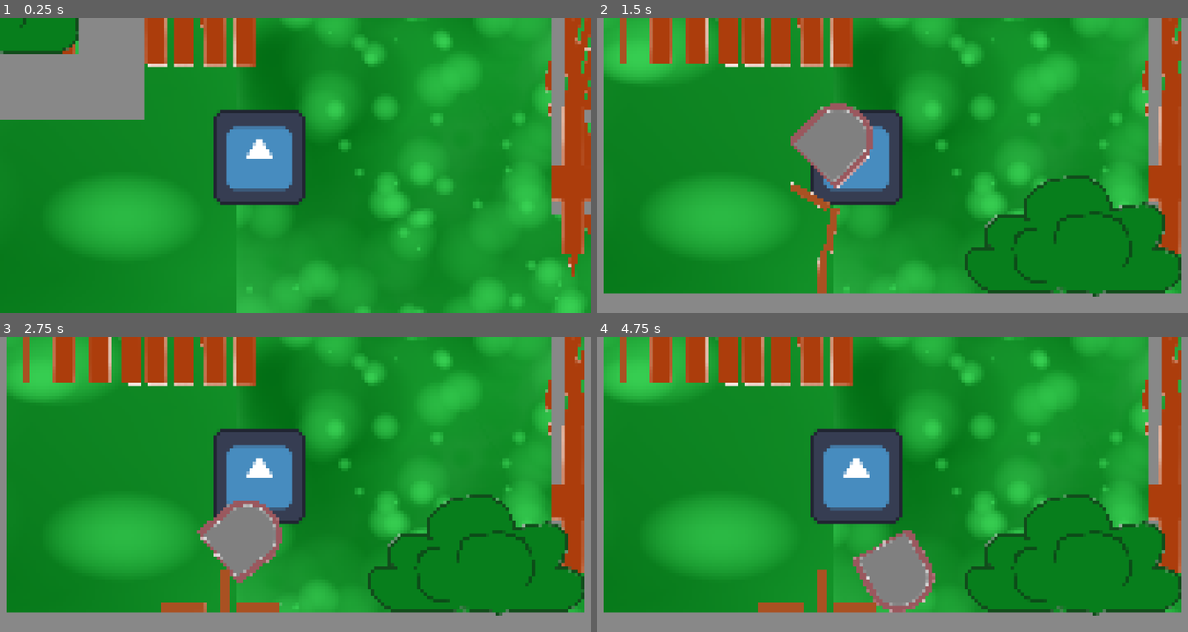
Above: before the commit, frames 1-4 (two rows, left to right).
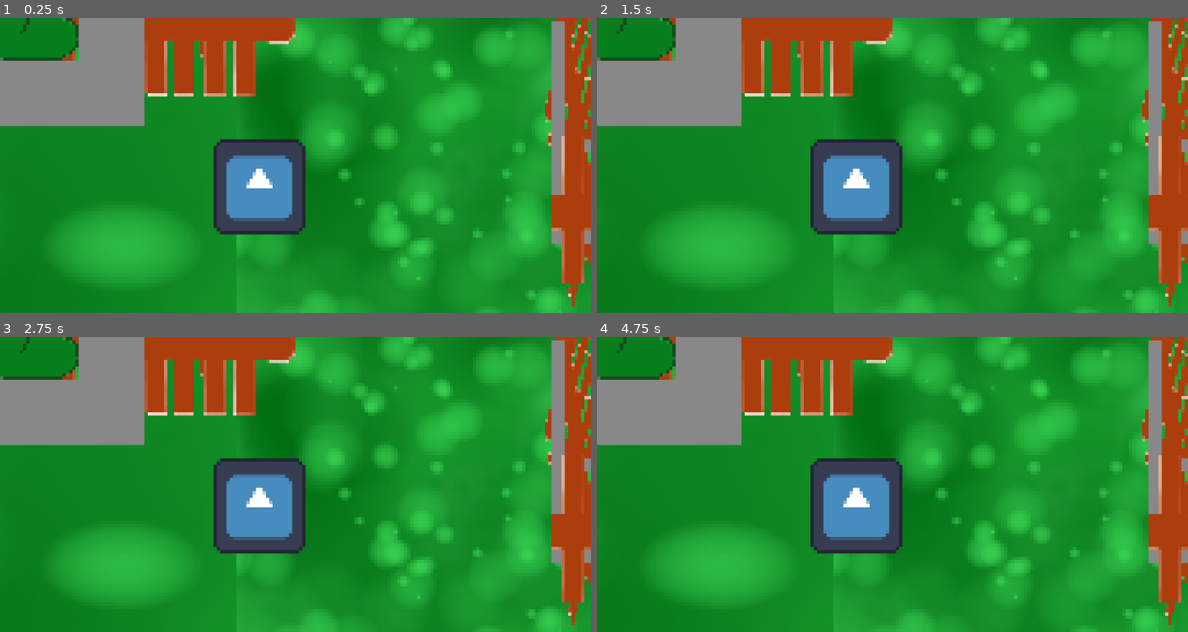
Above: after the commit, the same moments.

Repository: Chickenhatter/mailmen
Game: Godot game, scene res://scenes/te.tscn
Same seed, same stepped clock (60 frames per second), same inputs: the game is played once before the commit and once after it. The project has no main scene, so this scene is started directly. The engine's default icon, where the game draws it, is replaced by a stand-in: a white triangle on a blue panel in a dark square.
Inputs (mouse positions are in pixels of both pictures, inside the frame that each line leads up to):
- Up to frame 1 (0.25 s): no input
- Up to frame 2 (1.5 s): tap Enter at 0.5 s; move the mouse to (1022, 150) at 0.52 s; hold Right 0.53-1.28 s; hold F (ui_f) 0.53-1.28 s; click (1022, 150) at 0.8 s; move the mouse to (833, 147) at 1.27 s; hold Down from 1.28 s (still down); click (833, 147) at 1.35 s
- Up to frame 3 (2.75 s): tap F (ui_f) at 1.55 s; tap Space at 2 s; move the mouse to (354, 419) at 2.02 s; release Down at 2.03 s; hold Right from 2.03 s (still down); hold F (ui_f) from 2.03 s (still down); click (354, 419) at 2.3 s
- Up to frame 4 (4.75 s): move the mouse to (780, 608) at 2.77 s; release Right at 2.78 s; release F (ui_f) at 2.78 s; hold Up 2.78-3.53 s; click (780, 608) at 2.85 s; tap F (ui_f) at 3.05, 4.55 s; tap Enter at 3.5 s; move the mouse to (1069, 528) at 3.52 s; press the mouse at (1069, 528) at 3.53 s; hold Left (ui_left) from 3.53 s (still down); tap Alt at 3.6 s; tap Space at 4.25 s; move the mouse to (715, 440) at 4.27 s; release the mouse at (715, 440) at 4.28 s; tap Shift at 4.35 s

The runs differ from the first frame. In frame 1, 27% of the frame differs, in the area x 0-100%, y 0-100%; in frame 2, 46%; in frame 3, 46%; in frame 4, 47%.

Commit message:
9hr 35m, mail and moving scene moves away

Diff:
--- a/code/brokethemailbox.gd
+++ b/code/brokethemailbox.gd
@@ -1,6 +1,6 @@
 extends Node2D
 @onready var character = %mailman
-var inmailbox = true
+var inmailbox = false
 var itshere = false
 # Called when the node enters the scene tree for the first time.
 func _ready() -> void:
@@ -45,3 +45,15 @@
 	$"placing together/Node2D/topmail".angular_velocity = 0
 	$"placing together/Node2D/topmail".freeze = true
 	$"placing together/Node2D/topmail".sleeping = true
+
+
+
+
+func _on_generalmailarea_body_entered(body: Node2D) -> void:
+	if body.name == "mailman":
+		inmailbox = true
+
+
+func _on_generalmailarea_body_exited(body: Node2D) -> void:
+	if body.name == "mailman":
+		inmailbox = false
--- a/code/placing_together.gd
+++ b/code/placing_together.gd
@@ -68,18 +68,19 @@
 		$Node2D/stick3.freeze = false
 		$Node2D/stick3.linear_velocity = Vector2(0,1)
 
-	if Input.is_action_pressed('ui_left'):
+	if Input.is_action_pressed('ui_leftclick'):
 		lctimer = 0
 	else:
 		lctimer += delta
 
 
 	if mailattop == true:
-		print('g')
-		if lctimer > 1:
-			print('y')
-	if lctimer > 1:
-		print('q')
+		if lctimer > 1.5:
+			lctimer = -1000
+			mailattop = false
+			$".".global_position = Vector2(-1000,-1000)
+			%mailbox.mailaway()
+
 
 func _on_topmail_mouse_entered() -> void:
 	mouseinmailtop = true
--- /dev/null
+++ b/scenes/brokenmailbox complete.gd
@@ -0,0 +1,68 @@
+extends Node2D
+var inmailbox = false
+var mailfall = false
+var mailstart = false
+var transformmail = false
+var closemail = false
+var cona = 0
+var progmail = 0
+@onready var character = %mailman
+# Called when the node enters the scene tree for the first time.
+func _ready() -> void:
+	pass # Replace with function body.
+
+
+# Called every frame. 'delta' is the elapsed time since the previous frame.
+func _process(delta: float) -> void:
+
+	if mailfall == true:
+		cona += 1*delta
+		if cona > 1:
+			cona = 1
+		$"mailbox screen/imagry/front".scale.y = sqrt(-cona*cona+1)
+
+	if mailstart == true:
+		progmail += delta
+		if progmail > 1:
+			progmail = 0.99999999999
+		$"mailbox screen/Path2D/PathFollow2D".progress_ratio = progmail
+
+	if transformmail == true:
+		$"mailbox screen/Path2D/PathFollow2D/Node2D".scale.x -= delta * 0.8
+
+	if closemail == true:
+		cona -= 1*delta
+		if cona < 0:
+			cona = 0
+		$"mailbox screen/imagry/front".scale.y = sqrt(-cona*cona+1)
+
+
+func _on_generalmailarea_body_entered(body: Node2D) -> void:
+	if body.name == "mailman":
+		inmailbox = true
+
+
+func _on_generalmailarea_body_exited(body: Node2D) -> void:
+	if body.name == "mailman":
+		inmailbox = false
+
+func mailaway():
+	character.moving = false
+	$"mailbox screen".global_position = character.global_position
+	mailfall = true
+	await get_tree().create_timer(1).timeout
+	mailstart = true
+	await get_tree().create_timer(1.1).timeout
+	mailfall = false
+	mailstart = false
+	transformmail = true
+	await get_tree().create_timer(0.2).timeout
+	transformmail = false
+	await get_tree().create_timer(0.3).timeout
+	closemail = true
+	await get_tree().create_timer(1).timeout
+	closemail = false
+	await get_tree().create_timer(0.2).timeout
+	$"mailbox screen".global_position = Vector2(-1000,-1000)
+	$mailboxsprite.global_position = Vector2(-1000,-1000)
+	character.moving = true
--- a/scenes/scene.tscn
+++ b/scenes/scene.tscn
@@ -21,6 +21,7 @@
 [ext_resource type="Script" uid="uid://datrvcq7jrsp2" path="res://code/brokethemailbox.gd" id="16_fsfa6"]
 [ext_resource type="Texture2D" uid="uid://bpsrthow4ss4l" path="res://assets/map/bushs.png" id="17_c7gmr"]
 [ext_resource type="Script" uid="uid://doyp6a8qtuokm" path="res://code/keymailbox.gd" id="17_r2e7w"]
+[ext_resource type="Script" uid="uid://cm6laa6htaga0" path="res://scenes/brokenmailbox complete.gd" id="17_t6gja"]
 
 [sub_resource type="CircleShape2D" id="CircleShape2D_4msxo"]
 radius = 15.0
@@ -4672,7 +4673,7 @@
 size = Vector2(20, 47.121307)
 
 [sub_resource type="RectangleShape2D" id="RectangleShape2D_blw3f"]
-size = Vector2(189, 39)
+size = Vector2(135, 39)
 
 [sub_resource type="RectangleShape2D" id="RectangleShape2D_5fb3c"]
 size = Vector2(28, 28.5)
@@ -5595,13 +5596,96 @@
 
 [node name="mailbox" type="Node2D" parent="Node2D/games/brokethemailbox" unique_id=829048451]
 
+[node name="mailbox" type="Node2D" parent="Node2D/games/brokethemailbox/mailbox" unique_id=2147085022]
+unique_name_in_owner = true
+position = Vector2(130, 104)
+script = ExtResource("17_t6gja")
+
+[node name="mailboxsprite" type="Node2D" parent="Node2D/games/brokethemailbox/mailbox/mailbox" unique_id=2140160193]
+
+[node name="Sprite2D" type="Sprite2D" parent="Node2D/games/brokethemailbox/mailbox/mailbox/mailboxsprite" unique_id=174936992]
+position = Vector2(10.000001, -7.0000076)
+scale = Vector2(0.012249969, 0.0112499995)
+texture = ExtResource("7_tpwpp")
+
+[node name="Sprite2D2" type="Sprite2D" parent="Node2D/games/brokethemailbox/mailbox/mailbox/mailboxsprite" unique_id=1283431473]
+position = Vector2(10.000004, -1)
+scale = Vector2(0.011500002, 0.011749999)
+texture = ExtResource("8_7ftgl")
+
+[node name="Sprite2D3" type="Sprite2D" parent="Node2D/games/brokethemailbox/mailbox/mailbox/mailboxsprite" unique_id=30131335]
+position = Vector2(10.000001, 6)
+scale = Vector2(0.011500002, 0.011749999)
+texture = ExtResource("8_7ftgl")
+
+[node name="mailbox screen" type="Node2D" parent="Node2D/games/brokethemailbox/mailbox/mailbox" unique_id=750997757]
+z_index = 4096
+position = Vector2(-761, -633)
+
+[node name="imagry" type="Node2D" parent="Node2D/games/brokethemailbox/mailbox/mailbox/mailbox screen" unique_id=74697572]
+
+[node name="front" type="Node2D" parent="Node2D/games/brokethemailbox/mailbox/mailbox/mailbox screen/imagry" unique_id=2046482433]
+z_index = 10
+position = Vector2(17, 32)
+
+[node name="front" type="Sprite2D" parent="Node2D/games/brokethemailbox/mailbox/mailbox/mailbox screen/imagry/front" unique_id=2104442346]
+position = Vector2(1, -26.999998)
+scale = Vector2(0.069125, 0.079500005)
+texture = ExtResource("5_0f71q")
+
+[node name="Sprite2D" type="Sprite2D" parent="Node2D/games/brokethemailbox/mailbox/mailbox/mailbox screen/imagry" unique_id=411107616]
+position = Vector2(26, -2)
+scale = Vector2(0.06425002, 0.10375)
+texture = ExtResource("8_7ftgl")
+
+[node name="back" type="Sprite2D" parent="Node2D/games/brokethemailbox/mailbox/mailbox/mailbox screen/imagry" unique_id=1913967908]
+position = Vector2(17, 4)
+scale = Vector2(0.070999995, 0.084)
+texture = ExtResource("4_5yiy0")
+
+[node name="Grass" type="Sprite2D" parent="Node2D/games/brokethemailbox/mailbox/mailbox/mailbox screen" unique_id=631527558]
+z_index = -5
+position = Vector2(26.00001, 4.9999924)
+scale = Vector2(0.123, 0.067999996)
+texture = ExtResource("6_ruw3y")
+
+[node name="Path2D" type="Path2D" parent="Node2D/games/brokethemailbox/mailbox/mailbox/mailbox screen" unique_id=2141506598]
+z_index = -1
+position = Vector2(5, -11)
+curve = SubResource("Curve2D_dv0eb")
+
+[node name="PathFollow2D" type="PathFollow2D" parent="Node2D/games/brokethemailbox/mailbox/mailbox/mailbox screen/Path2D" unique_id=1666673160]
+position = Vector2(219, 147)
+rotation = -1.6990006
+
+[node name="Node2D" type="Node2D" parent="Node2D/games/brokethemailbox/mailbox/mailbox/mailbox screen/Path2D/PathFollow2D" unique_id=1923018916]
+rotation = 3.1415927
+scale = Vector2(0.24, 2)
+
+[node name="Sprite2D2" type="Sprite2D" parent="Node2D/games/brokethemailbox/mailbox/mailbox/mailbox screen/Path2D/PathFollow2D/Node2D" unique_id=1678385323]
+self_modulate = Color(18.892157, 18.892157, 18.892157, 1)
+position = Vector2(-2.0000143, -1.0000151)
+scale = Vector2(0.17216142, 0.10212754)
+texture = ExtResource("4_t7and")
+
+[node name="Sprite2D" type="Sprite2D" parent="Node2D/games/brokethemailbox/mailbox/mailbox/mailbox screen/Path2D/PathFollow2D/Node2D" unique_id=1447676346]
+position = Vector2(14, 0)
+scale = Vector2(0.053874984, 0.048499968)
+texture = ExtResource("10_1id6j")
+
+[node name="generalmailarea" type="Area2D" parent="Node2D/games/brokethemailbox/mailbox/mailbox" unique_id=477625864]
+
+[node name="CollisionShape2D" type="CollisionShape2D" parent="Node2D/games/brokethemailbox/mailbox/mailbox/generalmailarea" unique_id=841753218]
+position = Vector2(8, 4)
+shape = SubResource("RectangleShape2D_nrcul")
+
 [node name="placing together" type="Node2D" parent="Node2D/games/brokethemailbox" unique_id=440152726]
 position = Vector2(-84, -42)
 script = ExtResource("16_2v74y")
 
 [node name="Node2D" type="Node2D" parent="Node2D/games/brokethemailbox/placing together" unique_id=230373016]
 z_index = 100
-position = Vector2(-68, -27)
+position = Vector2(-68, -34)
 
 [node name="TileMapLayer" type="TileMapLayer" parent="Node2D/games/brokethemailbox/placing together/Node2D" unique_id=466840403]
 tile_map_data = PackedByteArray("AAD+////AQAAAAAAAAD+/wAAAQAAAAAAAAD+/wEAAQAAAAAAAAD+/wIAAQAAAAAAAAD+/wMAAQAAAAAAAAD+/w …(11920 unchanged characters)…
@@ -5743,7 +5827,7 @@
 collision_mask = 7
 
 [node name="CollisionShape2D" type="CollisionShape2D" parent="Node2D/games/brokethemailbox/placing together/Node2D/detectmailboxin" unique_id=1974873748]
-position = Vector2(84.5, 9.5)
+position = Vector2(57.5, 9.5)
 shape = SubResource("RectangleShape2D_blw3f")
 
 [node name="character" type="Node2D" parent="Node2D" unique_id=275240134]
@@ -6076,6 +6160,10 @@
 [connection signal="body_exited" from="Node2D/games/keyed/key/keyarea" to="Node2D/games/keyed" method="_on_keyarea_body_exited"]
 [connection signal="body_entered" from="Node2D/games/keyed/mailbox/generalmailarea" to="Node2D/games/keyed/mailbox" method="_on_generalmailarea_body_entered"]
 [connection signal="body_exited" from="Node2D/games/keyed/mailbox/generalmailarea" to="Node2D/games/keyed/mailbox" method="_on_generalmailarea_body_exited"]
+[connection signal="body_entered" from="Node2D/games/brokethemailbox/mailbox/mailbox/generalmailarea" to="Node2D/games/brokethemailbox" method="_on_generalmailarea_body_entered"]
+[connection signal="body_entered" from="Node2D/games/brokethemailbox/mailbox/mailbox/generalmailarea" to="Node2D/games/brokethemailbox/mailbox/mailbox" method="_on_generalmailarea_body_entered"]
+[connection signal="body_exited" from="Node2D/games/brokethemailbox/mailbox/mailbox/generalmailarea" to="Node2D/games/brokethemailbox" method="_on_generalmailarea_body_exited"]
+[connection signal="body_exited" from="Node2D/games/brokethemailbox/mailbox/mailbox/generalmailarea" to="Node2D/games/brokethemailbox/mailbox/mailbox" method="_on_generalmailarea_body_exited"]
 [connection signal="mouse_entered" from="Node2D/games/brokethemailbox/placing together/Node2D/topmail" to="Node2D/games/brokethemailbox/placing together" method="_on_topmail_mouse_entered"]
 [connection signal="mouse_exited" from="Node2D/games/brokethemailbox/placing together/Node2D/topmail" to="Node2D/games/brokethemailbox/placing together" method="_on_topmail_mouse_exited"]
 [connection signal="mouse_entered" from="Node2D/games/brokethemailbox/placing together/Node2D/stick1" to="Node2D/games/brokethemailbox/placing together" method="_on_stick_1_mouse_entered"]
--- a/scenes/te.tscn
+++ b/scenes/te.tscn
@@ -23,7 +23,7 @@
 position = Vector2(-18, -8)
 
 [node name="Camera2D" type="Camera2D" parent="SubViewportContainer" unique_id=1776235201]
-position = Vector2(160, 99)
+position = Vector2(160, 90)
 
 [node name="Camera2D2" type="Camera2D" parent="SubViewportContainer" unique_id=1660423777]
 position = Vector2(161, 10000)
Not shown, added: scenes/brokenmailbox complete.gd.uid
